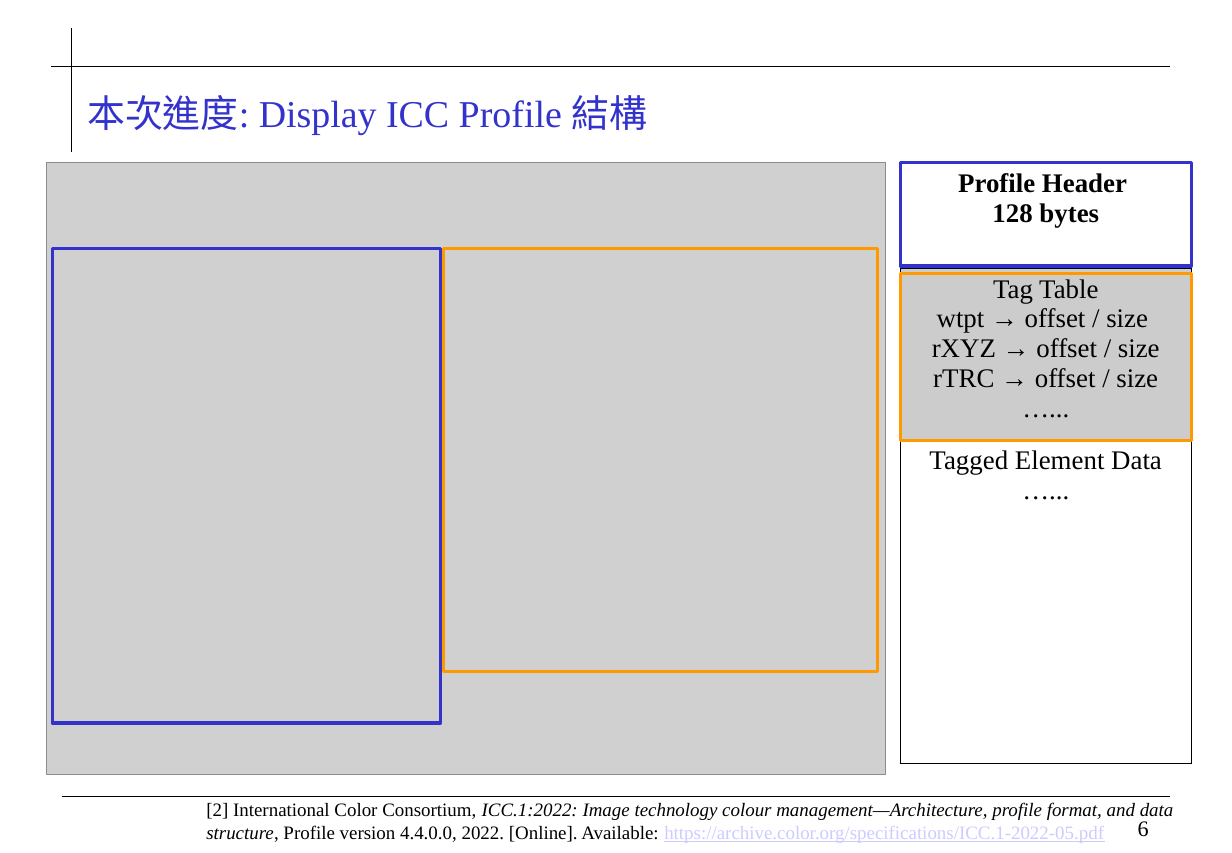
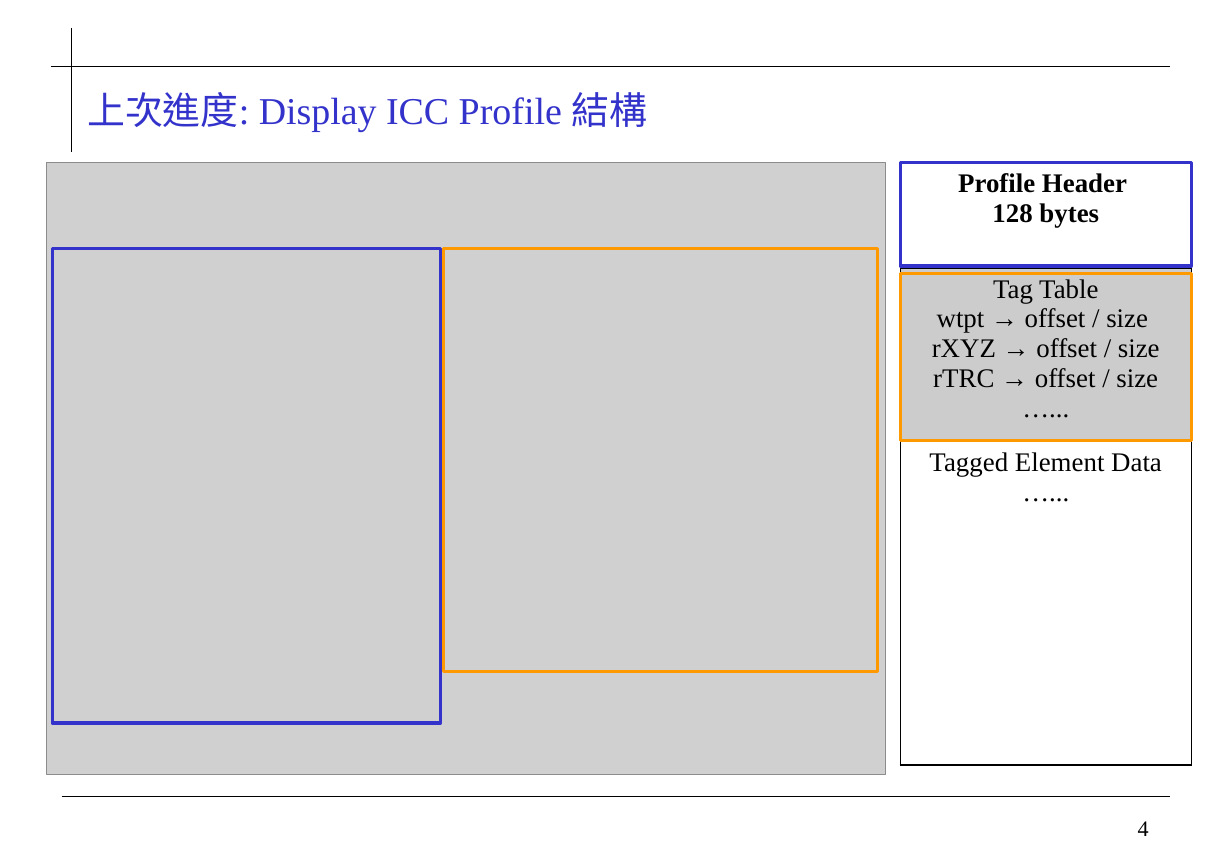
Before and after one commit to 0ilasis0/home, a slide deck: slide 4 of ICCPROFILE_0929.pptx (slide 6 before the commit). Drawn at 1232x853 pixels with LibreOffice and Linux fonts; fonts in the diff are those of the drawing; grey boxes stand for pictures; background and template pictures are left out. Boxes give left, top, right and bottom in pixels: in the first picture for what was removed or moved away, otherwise in the second. Text is boxed around its words. In the diff, an @@ line names an element or a change of style, - is before the commit and + after.

```diff
--- a/ICCPROFILE_0929.pptx
+++ b/ICCPROFILE_0929.pptx
@@ title at (87, 92, 648, 131): text changed @@
-本次進度: Display ICC Profile 結構
+上次進度: Display ICC Profile 結構
@@ text removed at (206, 802, 1174, 843) @@
-[2] International Color Consortium, ICC.1:2022: Image technology colour management—Architecture, profile format, and data structure, Profile version 4.4.0.0, 2022. [Online]. Available: https://archive.color.org/specifications/ICC.1-2022-05.pdf
@@ page number at (1138, 821, 1149, 836): text changed @@
-6
+4
```
Also in this commit, not shown: 4 other slides changed, 5 slides added, 9 slides removed, 4 other files.
